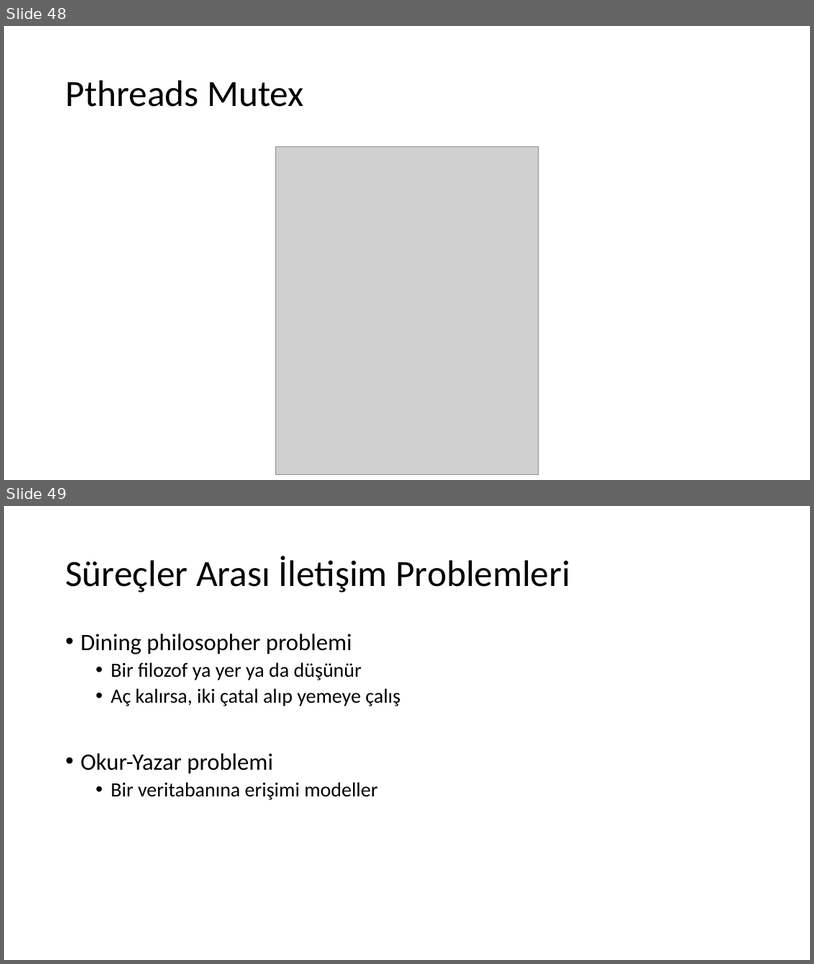
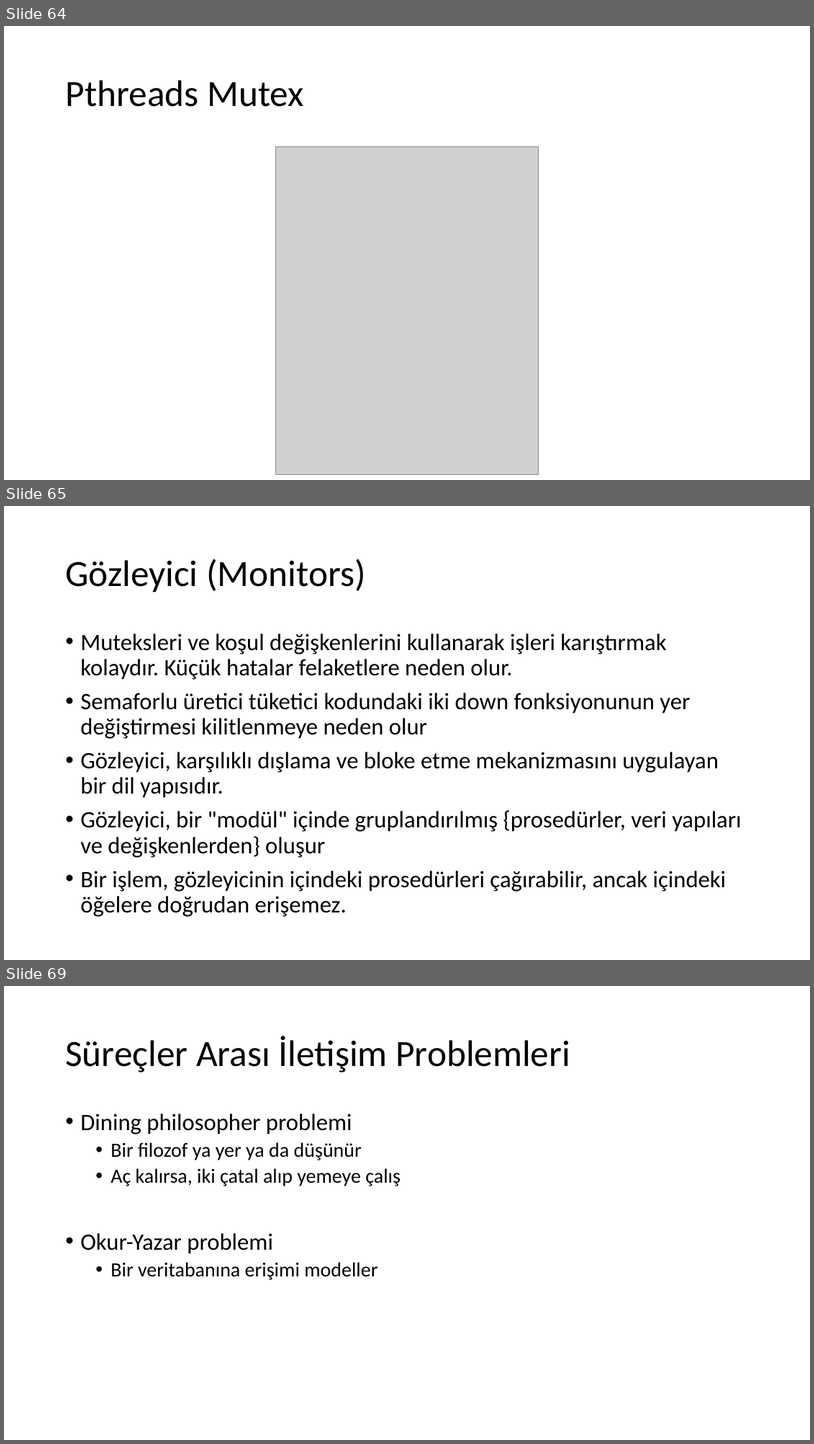
Before and after one commit to sercankulcu/sercankulcu.github.io, a slide deck: files/os/2_Bolum_2_Surecler.pptx. Shown one above the other, each under a label of ours: slides 48 and 49 before the commit, slides 64, 65 and 69 after it; the slides between them are not shown. The pictures are 814x964 and 814x1444 pixels, drawn with LibreOffice and Linux fonts; fonts in the diff are those of the drawing; grey boxes stand for pictures. Boxes give left, top, right and bottom in pixels: in the first picture for what was removed or moved away, otherwise in the second. Text is boxed around its words. In the diff, an @@ line names an element or a change of style, - is before the commit and + after.

```diff
--- a/files/os/2_Bolum_2_Surecler.pptx
+++ b/files/os/2_Bolum_2_Surecler.pptx
@@ slide 65 added at bbox=[4, 506, 810, 960], background #FFFFFF @@
@@ title added at bbox=[65, 559, 366, 592], 44 pt, text #000000 @@
+Gözleyici (Monitors)
@@ text added at bbox=[80, 633, 741, 916], 28 pt, text #000000 @@
+• Muteksleri ve koşul değişkenlerini kullanarak işleri karıştırmak kolaydır. Küçük hatalar felaketlere neden olur.
+• Semaforlu üretici tüketici kodundaki iki down fonksiyonunun yer değiştirmesi kilitlenmeye neden olur
+• Gözleyici, karşılıklı dışlama ve bloke etme mekanizmasını uygulayan bir dil yapısıdır.
+• Gözleyici, bir "modül" içinde gruplandırılmış {prosedürler, veri yapıları ve değişkenlerden} oluşur
+• Bir işlem, gözleyicinin içindeki prosedürleri çağırabilir, ancak içindeki öğelere doğrudan erişemez.
@@ what was slide 48 is now slide 64 @@
@@ what was slide 49 is now slide 69 @@
```
Also in this commit, not shown: 6 slides changed, 24 other slides added, 14 slides removed, 1 other file.
